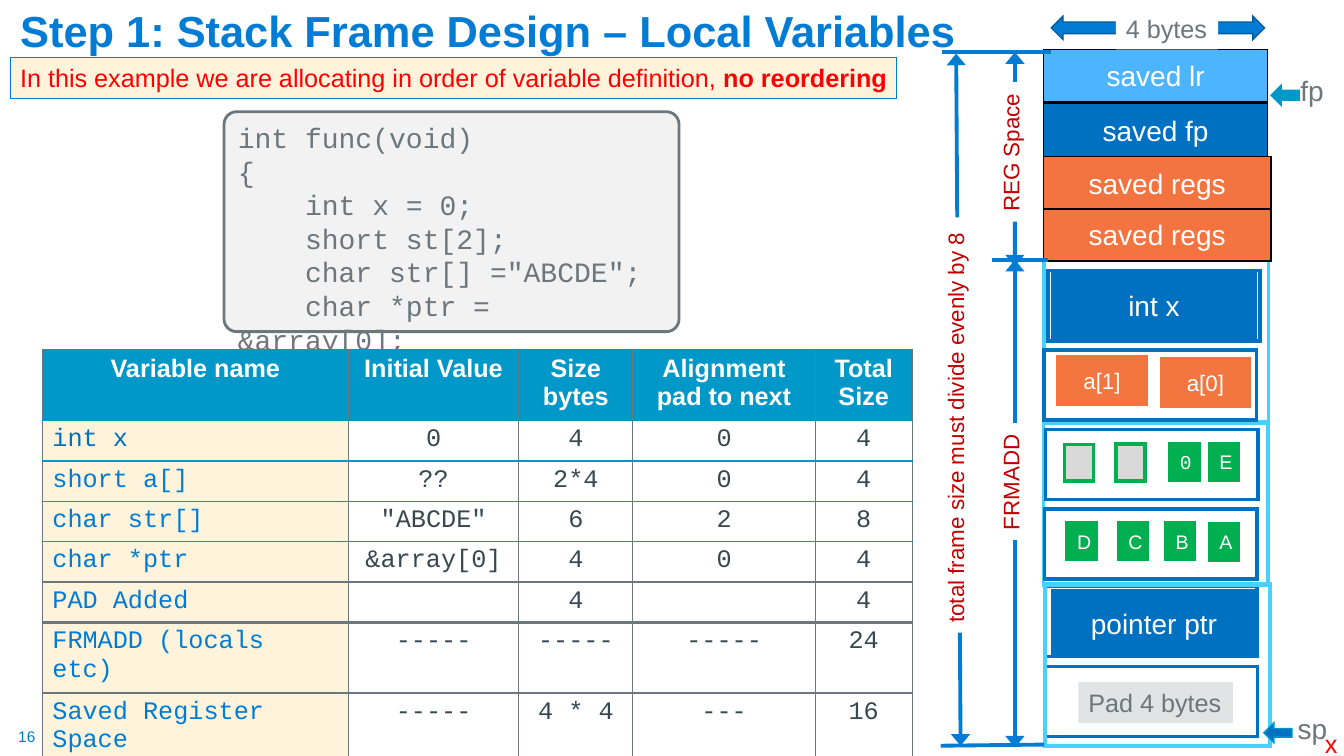
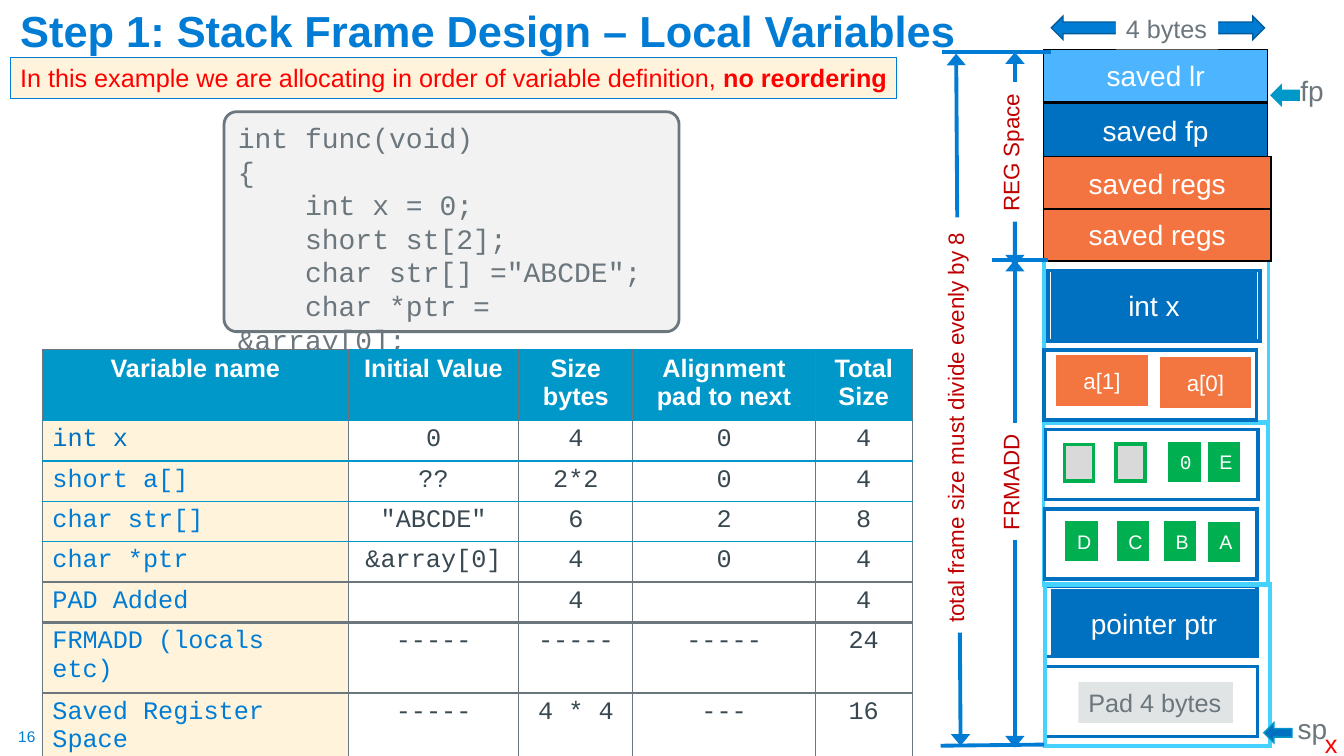
Before and after one commit to cse30-fa22/Muller_CSE30_Lecture_Slides, a slide deck: slide 16 of 10_Assm_Part5.pptx. Drawn at 1344x756 pixels with LibreOffice and Linux fonts; fonts in the diff are those of the drawing. Boxes give left, top, right and bottom in pixels: in the first picture for what was removed or moved away, otherwise in the second. Text is boxed around its words. In the diff, an @@ line names an element or a change of style, - is before the commit and + after.

```diff
--- a/10_Assm_Part5.pptx
+++ b/10_Assm_Part5.pptx
@@ table at <box>42,350,912,756</box> @@
-row 3, column 3: 2*4
+row 3, column 3: 2*2
```
Also in this commit, not shown: 4 other slides changed, 1 other file.
